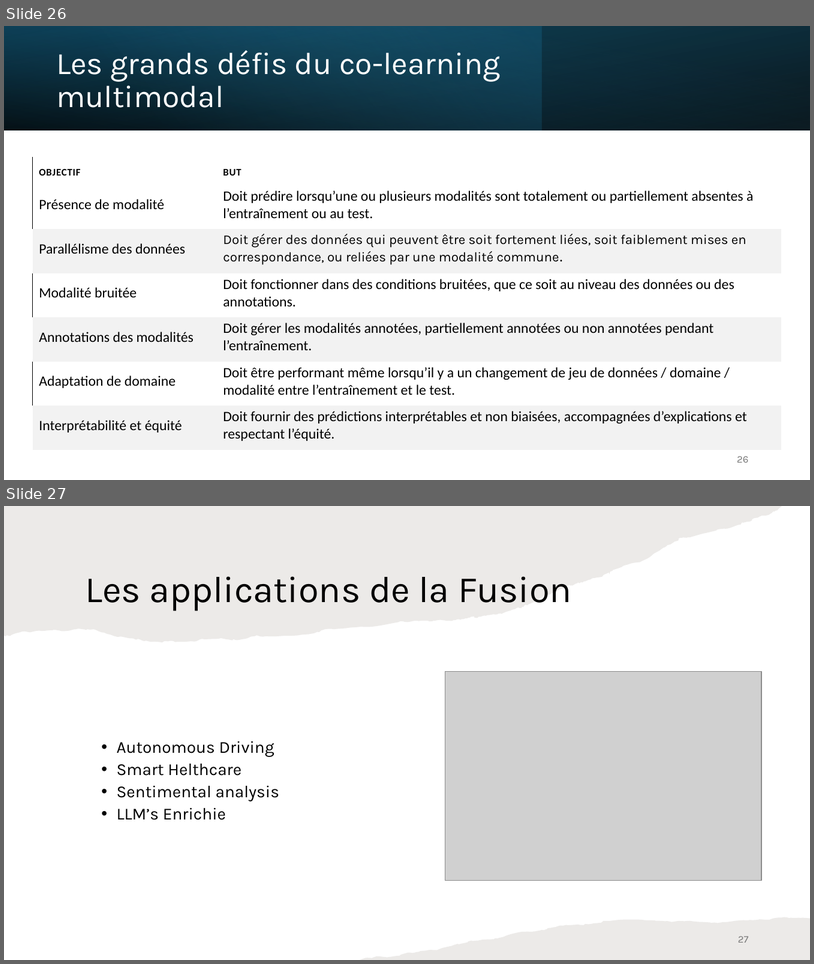
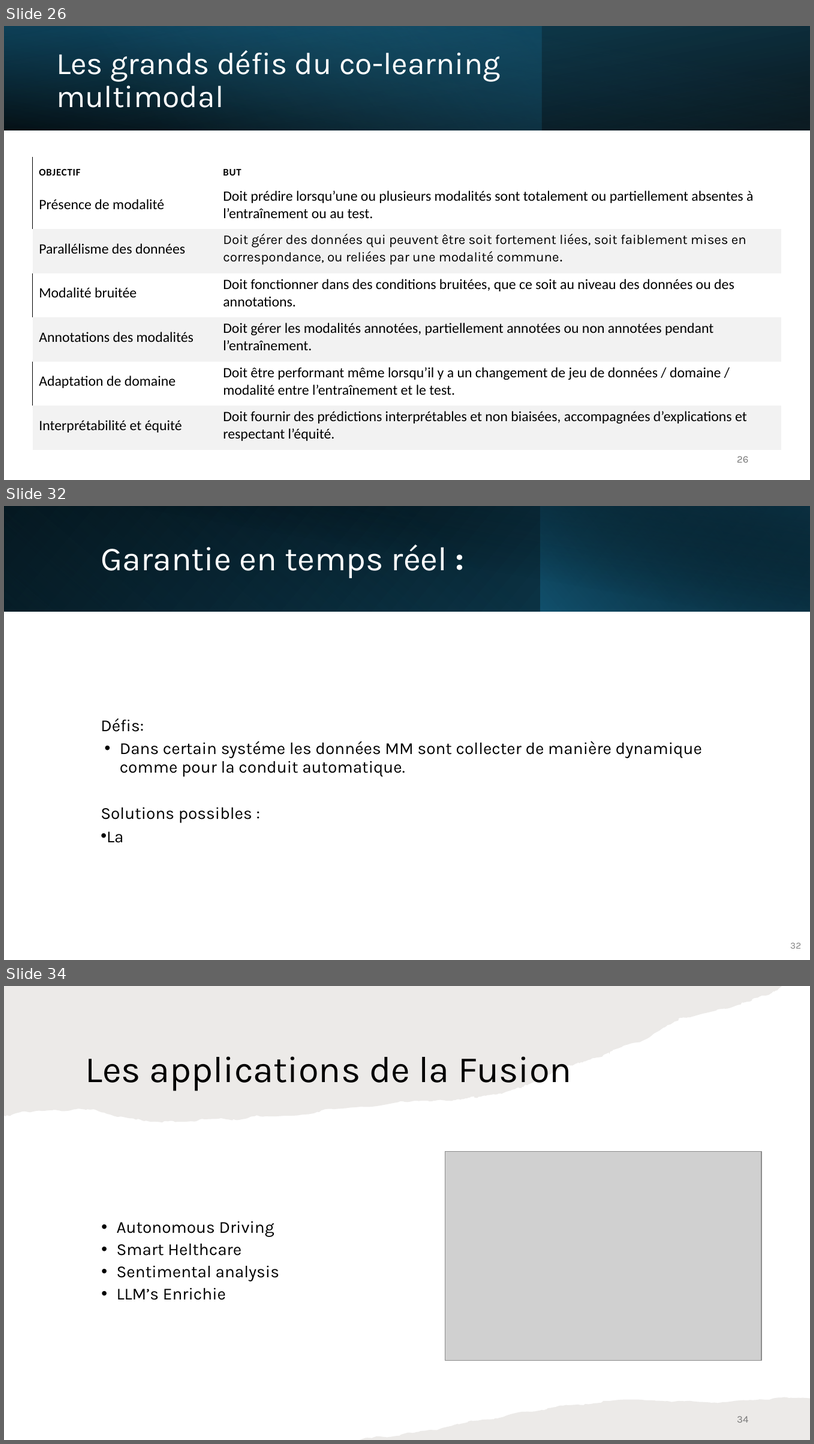
Before and after one commit to IzowRM/Stage-Cetic, a slide deck: Doc Slide/Presentation_du_27_01.pptx. Shown one above the other, each under a label of ours: slides 26 and 27 before the commit, slides 26, 32 and 34 after it; the slides between them are not shown. The pictures are 814x964 and 814x1444 pixels, drawn with LibreOffice and Linux fonts; fonts in the diff are those of the drawing; grey boxes stand for pictures. Boxes give left, top, right and bottom in pixels: in the first picture for what was removed or moved away, otherwise in the second. Text is boxed around its words. In the diff, an @@ line names an element or a change of style, - is before the commit and + after.

```diff
--- a/Doc Slide/Presentation_du_27_01.pptx
+++ b/Doc Slide/Presentation_du_27_01.pptx
@@ slide 32 added at [4,506,810,960], background #FFFFFF @@
@@ rectangle added at [4,506,810,611], fill gradient #000000 to #104862 @@
@@ rectangle added at [4,506,541,611], fill gradient #156082 to #0B3041 @@
@@ rectangle added at [34,506,810,612], fill gradient #000000 to #0B3041 @@
@@ rectangle added at [540,506,810,611], fill gradient #156082 to #000000 @@
@@ title added at [101,544,447,578], 40 pt, text #FFFFFF @@
+Garantie en temps réel :
@@ text added at [101,718,702,843], 20 pt, text #000000 @@
+Défis:
+• Dans certain systéme les données MM sont collecter de manière dynamique comme pour la conduit automatique.
+Solutions possibles :
+• La
@@ page number added at [791,942,801,948], 11 pt, text #808080 @@
+32
@@ what was slide 27 is now slide 34 @@
@@ page number at [737,1416,749,1422]: text changed @@
-27
+34
```
Also in this commit, not shown: 2 slides changed, 6 other slides added, 3 other files.
